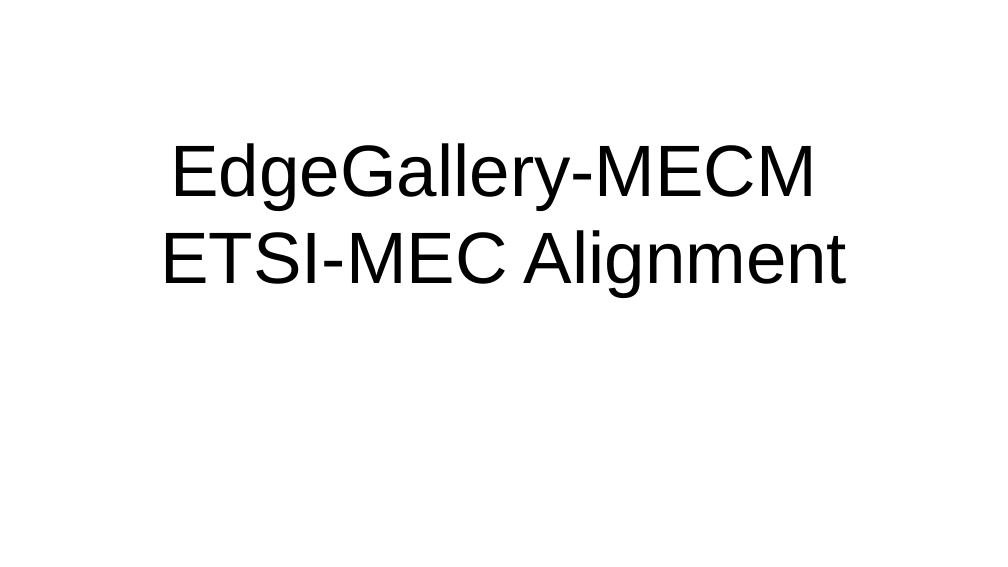
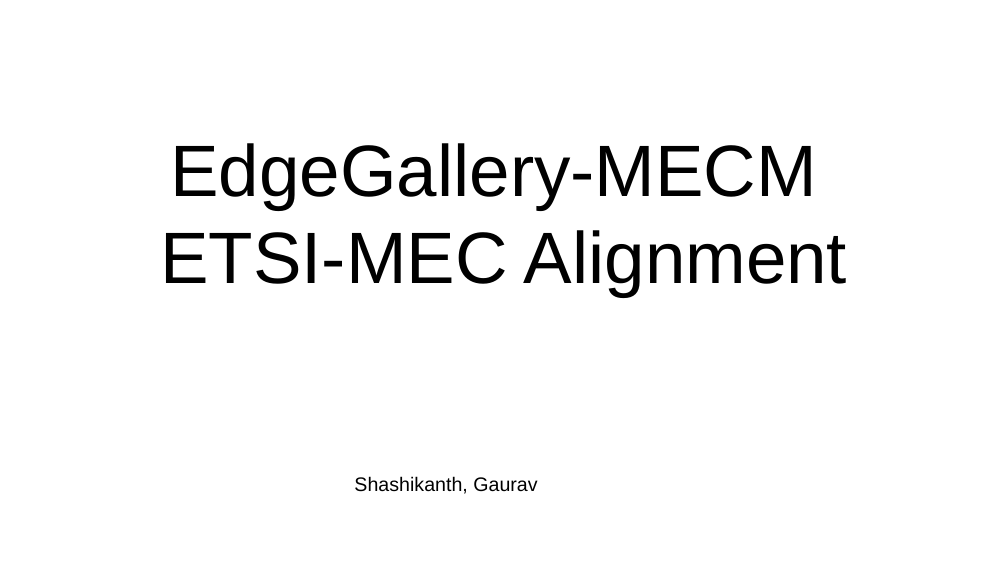
Before and after one commit to EdgeGallery/community, a slide deck: slide 1 of MECM PT/Release V1.0/MECM ETSI Alignment.pptx. Drawn at 1008x567 pixels with LibreOffice and Linux fonts; fonts in the diff are those of the drawing. Boxes give left, top, right and bottom in pixels: in the first picture for what was removed or moved away, otherwise in the second. Text is boxed around its words. In the diff, an @@ line names an element or a change of style, - is before the commit and + after.

Commit message:
mecm etsi alignment

```diff
--- a/MECM PT/Release V1.0/MECM ETSI Alignment.pptx
+++ b/MECM PT/Release V1.0/MECM ETSI Alignment.pptx
@@ text added at box(354, 476, 537, 494), 14 pt, text #000000 @@
+Shashikanth, Gaurav
```
Also in this commit, not shown: 3 slides added.
